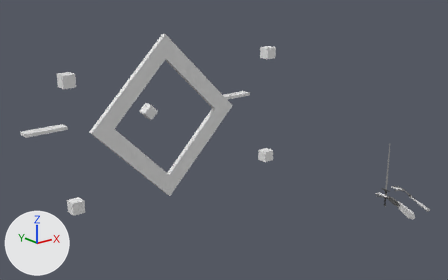
One commit to the Blender file ProtoLongswordRig.blend: the scene before it, then after it.
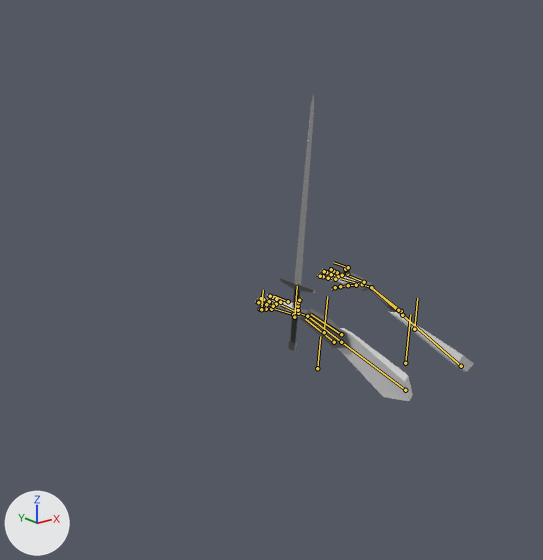
Old and new are each drawn whole from a 50 mm camera at (-58.0, -40.6, 28.9) aimed at (-2.9, 28.3, 1.3) and again close up on the part from 69% to 100% of the width and 42% to 93% of the height. The axes (+X, +Y, +Z) are drawn at lower left. The lights are the same throughout. The bones that bend it are drawn over the model as lines in the close-ups.

In view in the first close-up: 'Longsword', 'ProtoHandsModel'.
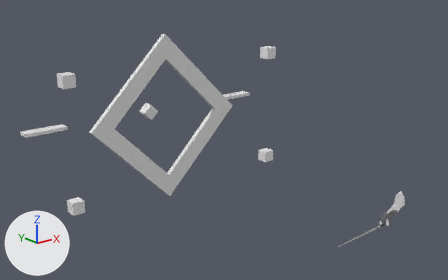
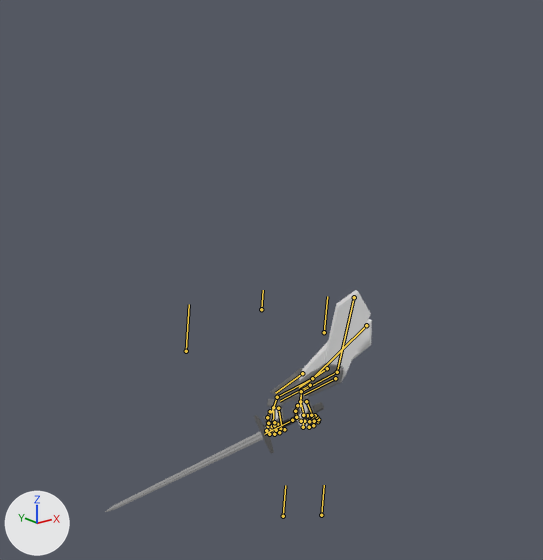
The newer file adds an action. The first version stands in its rest pose; the second is drawn at frame 22 of the action 'Swing3'.

Changed parts and their boxes (x1, y1, x2, y2) in the close-ups (543 x 560 px):
'ProtoHandsModel', posed (50% narrower, 9% taller): before (255, 267, 474, 401); after (264, 290, 372, 436)
'Longsword', posed (514% wider, 57% shorter): before (280, 94, 315, 351); after (105, 402, 325, 512)
bone 'Pivot', root to tip: before (405, 363) to (410, 314); after (186, 351) to (189, 304)
bone 'Arm.L', root to tip: before (405, 390) to (341, 342); after (354, 297) to (337, 372)
bone 'Hand.L', root to tip: before (298, 313) to (280, 304); after (300, 401) to (306, 423)
bone 'Middle1.L', root to tip: before (276, 304) to (269, 301); after (309, 427) to (309, 421)
bone 'Middle2.L', root to tip: before (269, 301) to (263, 299); after (309, 421) to (308, 416)
bone 'Middle3.L', root to tip: before (263, 299) to (261, 298); after (308, 416) to (307, 415)
bone 'Index1.L', root to tip: before (280, 302) to (276, 299); after (303, 427) to (304, 421)
bone 'Index2.L', root to tip: before (276, 299) to (272, 297); after (304, 421) to (304, 416)
bone 'Index3.L', root to tip: before (272, 297) to (270, 296); after (304, 416) to (303, 415)
bone 'Thumb1.L', root to tip: before (298, 310) to (298, 306); after (297, 405) to (295, 411)
bone 'Thumb2.L', root to tip: before (298, 306) to (298, 302); after (295, 411) to (296, 417)
bone 'Thumb3.L', root to tip: before (298, 302) to (299, 300); after (296, 417) to (301, 421)
bone 'Pinky1.L', root to tip: before (271, 309) to (266, 309); after (318, 421) to (318, 419)
bone 'Pinky2.L', root to tip: before (266, 309) to (262, 309); after (318, 419) to (316, 417)
bone 'Pinky3.L', root to tip: before (262, 309) to (260, 309); after (316, 417) to (315, 415)
bone 'Ring1.L', root to tip: before (273, 306) to (266, 304); after (313, 425) to (314, 421)
bone 'Ring2.L', root to tip: before (266, 304) to (261, 303); after (314, 421) to (312, 416)
bone 'Ring3.L', root to tip: before (261, 303) to (258, 302); after (312, 416) to (311, 415)
bone 'Arm.R', root to tip: before (461, 366) to (402, 315); after (366, 325) to (312, 378)
bone 'Hand.R', root to tip: before (362, 284) to (340, 278); after (273, 407) to (273, 430)
bone 'Middle1.R', root to tip: before (338, 276) to (331, 274); after (274, 434) to (271, 429)
bone 'Middle2.R', root to tip: before (331, 274) to (326, 272); after (271, 429) to (271, 423)
bone 'Middle3.R', root to tip: before (326, 272) to (324, 271); after (271, 423) to (272, 423)
bone 'Index1.R', root to tip: before (335, 279) to (328, 278); after (269, 434) to (266, 430)
bone 'Index2.R', root to tip: before (328, 278) to (323, 276); after (266, 430) to (268, 426)
bone 'Index4.R', root to tip: before (320, 276) to (317, 275); after (269, 423) to (271, 422)
bone 'Thumb1.R', root to tip: before (356, 285) to (348, 285); after (270, 411) to (267, 417)
bone 'Thumb2.R', root to tip: before (348, 285) to (340, 286); after (267, 417) to (268, 423)
bone 'Thumb3.R', root to tip: before (340, 286) to (335, 287); after (268, 423) to (272, 426)
bone 'Pinky1.R', root to tip: before (347, 274) to (346, 271); after (284, 429) to (280, 428)
bone 'Pinky2.R', root to tip: before (346, 271) to (346, 270); after (280, 428) to (278, 426)
bone 'Pinky3.R', root to tip: before (346, 270) to (345, 269); after (278, 426) to (277, 424)
bone 'Ring1.R', root to tip: before (342, 275) to (337, 272); after (279, 432) to (276, 430)
bone 'Ring2.R', root to tip: before (337, 272) to (333, 271); after (276, 430) to (274, 425)
bone 'Ring3.R', root to tip: before (333, 271) to (331, 269); after (274, 425) to (274, 422)
bone 'IKPole.L', root to tip: before (317, 368) to (320, 336); after (283, 516) to (285, 485)
bone 'IKPole.R', root to tip: before (414, 329) to (417, 298); after (321, 515) to (324, 485)
bone 'IKTarget.L', root to tip: before (288, 301) to (274, 296); after (301, 391) to (300, 406)
bone 'IKTarget.R', root to tip: before (348, 267) to (333, 262); after (277, 397) to (271, 413)
bone 'Weapon', root to tip: before (294, 317) to (297, 286); after (292, 420) to (264, 434)

What the commit changed:
Bone 'Pivot' (bone_pivot) moves from (0.0, 0.0, 0.0) to (-2.54, -0.94, -5.91).
Bone 'Arm.L' (bone_arm_l) moves from (0.0, 0.0, 0.0) to (2.7, -2.86, -3.9).
Bone 'Hand.L' (bone_hand_l) turns from (0, 0, 0) to (22, 3, -6) degrees about its own x, y and z.
Bone 'Middle1.L' (bone_middle1_l) turns from (0, 0, 0) to (0, 11, 113) degrees about its own x, y and z.
Bone 'Middle2.L' (bone_middle2_l) turns from (0, 0, 0) to (0, 0, 78) degrees about its own x, y and z.
Bone 'Middle3.L' (bone_middle3_l) turns from (0, 0, 0) to (0, 0, 44) degrees about its own x, y and z.
Bone 'Index1.L' (bone_index1_l) turns from (0, 0, 0) to (0, 0, 127) degrees about its own x, y and z.
Bone 'Index2.L' (bone_index2_l) turns from (0, 0, 0) to (0, 0, 62) degrees about its own x, y and z.
Bone 'Index3.L' (bone_index3_l) turns from (0, 0, 0) to (0, 0, 41) degrees about its own x, y and z.
Bone 'Thumb1.L' (bone_thumb1_l) turns from (0, 0, 0) to (9, 0, 20) degrees about its own x, y and z.
Bone 'Thumb2.L' (bone_thumb2_l) turns from (0, 0, 0) to (32, 0, 0) degrees about its own x, y and z.
Bone 'Thumb3.L' (bone_thumb3_l) turns from (0, 0, 0) to (49, 0, 0) degrees about its own x, y and z.
Bone 'Pinky1.L' (bone_pinky1_l) turns from (0, 0, 0) to (0, 7, 104) degrees about its own x, y and z.
Bone 'Pinky2.L' (bone_pinky2_l) turns from (0, 0, 0) to (14, 0, 63) degrees about its own x, y and z.
Bone 'Pinky3.L' (bone_pinky3_l) turns from (0, 0, 0) to (0, 0, 33) degrees about its own x, y and z.
Bone 'Ring1.L' (bone_ring1_l) turns from (0, 0, 0) to (0, 13, 108) degrees about its own x, y and z.
Bone 'Ring2.L' (bone_ring2_l) turns from (0, 0, 0) to (0, 0, 72) degrees about its own x, y and z.
Bone 'Ring3.L' (bone_ring3_l) turns from (0, 0, 0) to (0, 0, 49) degrees about its own x, y and z.
Bone 'Arm.R' (bone_arm_r) moves from (0.0, 0.0, 0.0) to (-1.41, -2.54, 2.47).
Bone 'Hand.R' (bone_hand_r) turns from (0, 0, 0) to (27, 15, -3) degrees about its own x, y and z.
Bone 'Middle1.R' (bone_middle1_r) turns from (0, 0, 0) to (0, 0, -117) degrees about its own x, y and z.
Bone 'Middle2.R' (bone_middle2_r) turns from (0, 0, 0) to (0, 0, -75) degrees about its own x, y and z.
Bone 'Middle3.R' (bone_middle3_r) turns from (0, 0, 0) to (0, 0, -60) degrees about its own x, y and z.
Bone 'Index1.R' (bone_index1_r) turns from (0, 0, 0) to (0, 0, -104) degrees about its own x, y and z.
Bone 'Index2.R' (bone_index2_r) turns from (0, 0, 0) to (0, 0, -98) degrees about its own x, y and z.
Bone 'Index4.R' (bone_index4_r) turns from (0, 0, 0) to (0, 0, -24) degrees about its own x, y and z.
Bone 'Thumb1.R' (bone_thumb1_r) turns from (0, 0, 0) to (34, 3, -34) degrees about its own x, y and z.
Bone 'Thumb2.R' (bone_thumb2_r) turns from (0, 0, 0) to (33, 3, -4) degrees about its own x, y and z.
Bone 'Thumb3.R' (bone_thumb3_r) turns from (0, 0, 0) to (31, 0, 0) degrees about its own x, y and z.
Bone 'Pinky1.R' (bone_pinky1_r) turns from (0, 0, 0) to (-16, -39, -98) degrees about its own x, y and z.
Bone 'Pinky2.R' (bone_pinky2_r) turns from (0, 0, 0) to (0, 0, -35) degrees about its own x, y and z.
Bone 'Pinky3.R' (bone_pinky3_r) turns from (0, 0, 0) to (0, 0, -37) degrees about its own x, y and z.
Bone 'Ring1.R' (bone_ring1_r) turns from (0, 0, 0) to (0, 0, -101) degrees about its own x, y and z.
Bone 'Ring2.R' (bone_ring2_r) turns from (0, 0, 0) to (0, 0, -79) degrees about its own x, y and z.
Bone 'Ring3.R' (bone_ring3_r) turns from (0, 0, 0) to (0, 0, -24) degrees about its own x, y and z.
Bone 'IKPole.L' (bone_ikpole_l) moves from (0.0, 0.0, 0.0) to (0.3, -5.19, -0.97).
Bone 'IKPole.R' (bone_ikpole_r) moves from (0.0, 0.0, 0.0) to (-3.01, -5.43, -0.58).
Bone 'IKTarget.L' (bone_iktarget_l) moves from (0.0, 0.0, 0.0) to (-3.2, 1.58, -2.71).
Bone 'IKTarget.L' (bone_iktarget_l) turns from (0, 0, 0) to (-107, -63, 73) degrees about its own x, y and z.
Bone 'IKTarget.R' (bone_iktarget_r) moves from (0.0, 0.0, 0.0) to (2.26, 1.33, 0.67).
Bone 'IKTarget.R' (bone_iktarget_r) turns from (0, 0, 0) to (-44, 86, 0) degrees about its own x, y and z.
Bone 'Weapon' (bone_weapon) moves from (0.0, 0.0, 0.0) to (-1.37, -2.55, 1.23).
Bone 'Weapon' (bone_weapon) turns from (0, 0, 0) to (-133, 9, -18) degrees about its own x, y and z.
